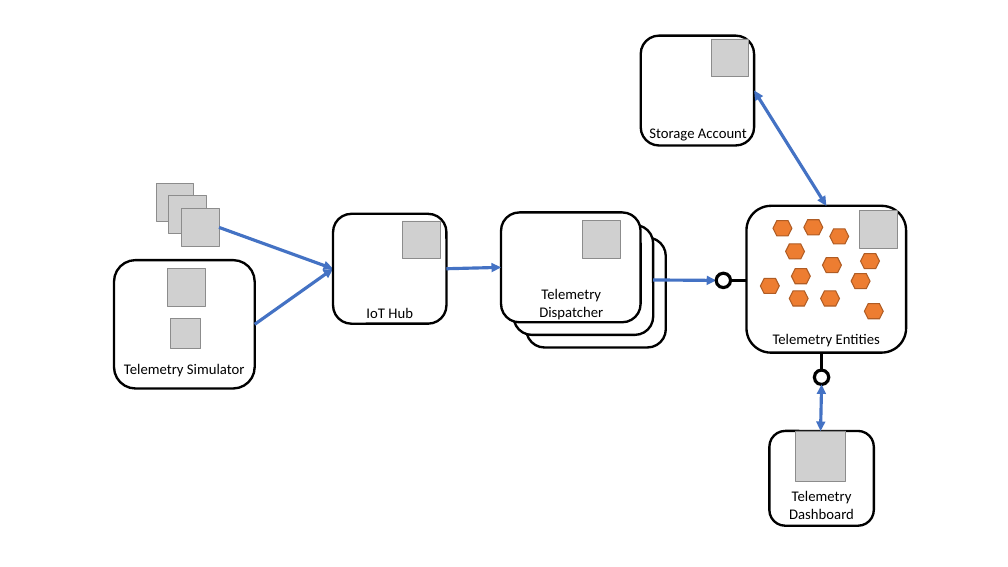
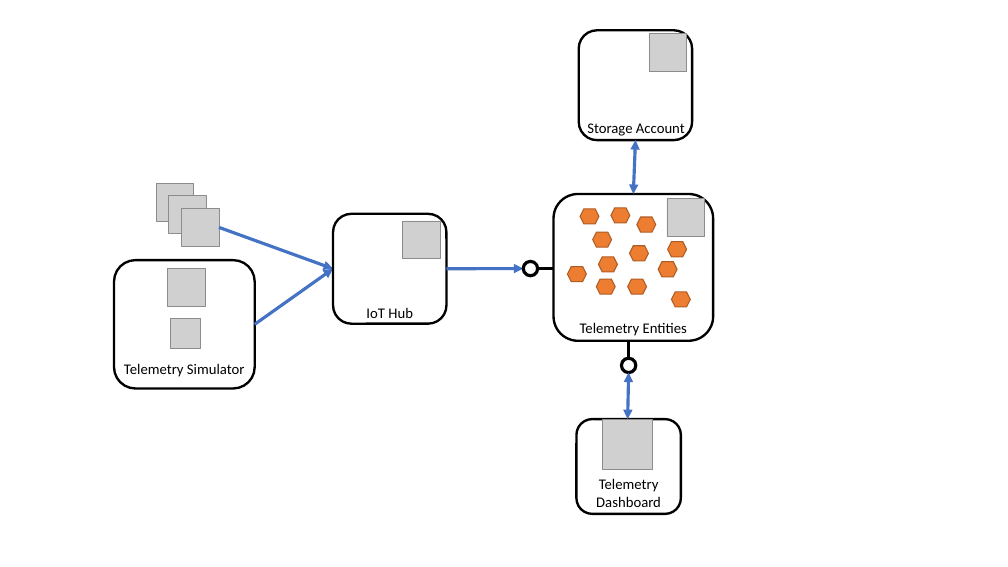
Before and after one commit to massimobonanni/ServerlessIoT, a slide deck: slide 2 of Documents/Diagrams.pptx. Drawn at 1008x567 pixels with LibreOffice and Linux fonts; fonts in the diff are those of the drawing; grey boxes stand for pictures. Boxes give left, top, right and bottom in pixels: in the first picture for what was removed or moved away, otherwise in the second. Text is boxed around its words. In the diff, an @@ line names an element or a change of style, - is before the commit and + after.

```diff
--- a/Documents/Diagrams.pptx
+++ b/Documents/Diagrams.pptx
@@ 1 picture, 1 text, 1 rounded rectangle: place and size @@
-1 picture, 1 text, 1 rounded rectangle at bbox=[641, 36, 755, 145]
+1 picture, 1 text, 1 rounded rectangle at bbox=[579, 30, 693, 140]
@@ double arrow moved from (827, 206) - (755, 91) to (634, 194) - (636, 140) @@
@@ rounded rectangle removed at bbox=[501, 212, 641, 322] @@
@@ rounded rectangle removed at bbox=[513, 225, 653, 335] @@
@@ rounded rectangle removed at bbox=[526, 237, 666, 347] @@
@@ picture removed at bbox=[583, 221, 621, 259] @@
@@ 9 hexagons, 2 pictures, 1 text, 1 ellipse, 1 line, 1 rounded rectangle: place and size @@
-9 hexagons, 2 pictures, 1 text, 1 ellipse, 1 line, 1 rounded rectangle at bbox=[716, 210, 898, 526]
+9 hexagons, 2 pictures, 1 text, 1 ellipse, 1 line, 1 rounded rectangle at bbox=[523, 199, 705, 513]
@@ arrow moved from (447, 268) - (501, 268) to (447, 268) - (523, 268) @@
@@ line moved from (724, 281) - (747, 281) to (531, 268) - (554, 268) @@
@@ text removed at bbox=[539, 288, 603, 320] @@
-Telemetry Dispatcher
@@ 3 hexagons, 1 text, 1 ellipse, 1 rounded rectangle, 1 double arrow: place and size @@
-3 hexagons, 1 text, 1 ellipse, 1 rounded rectangle, 1 double arrow at bbox=[746, 206, 906, 431]
+3 hexagons, 1 text, 1 ellipse, 1 rounded rectangle, 1 double arrow at bbox=[554, 194, 713, 419]
@@ arrow removed from (653, 280) to (716, 281) @@
```
Also in this commit, not shown: 2 other slides changed, 4 other files.
